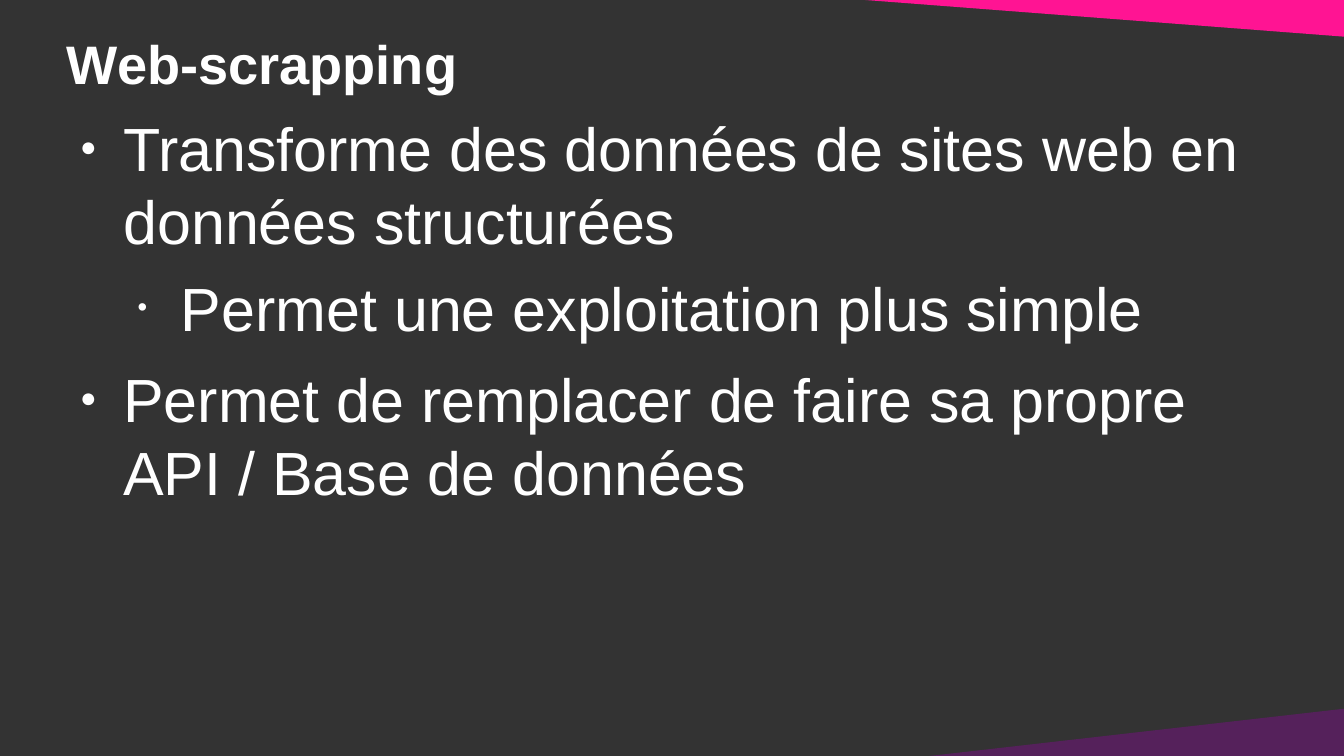
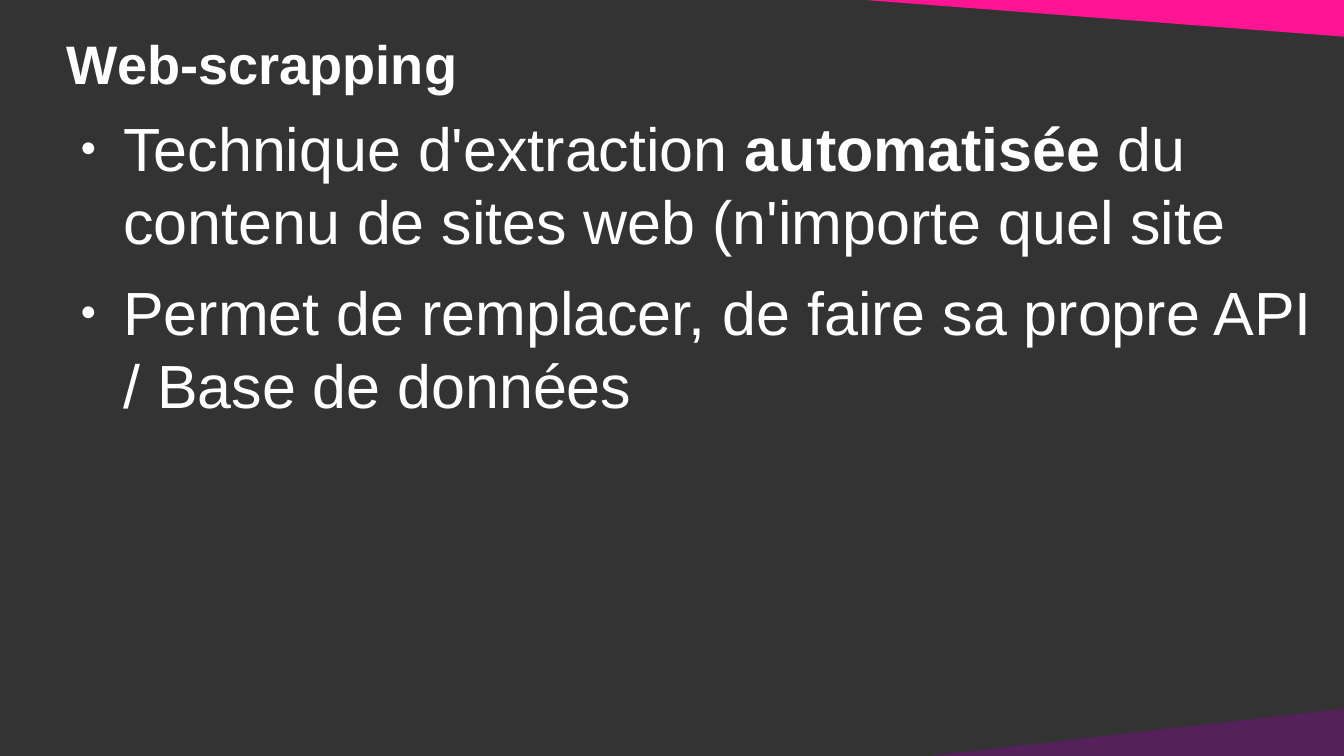
Before and after one commit to DanYellow/cours, a slide deck: slide 6 of data-journalisme-s4/travaux-pratiques/numero-2/presentation.odp. Drawn at 1344x756 pixels with LibreOffice and Linux fonts; fonts in the diff are those of the drawing. Boxes give left, top, right and bottom in pixels: in the first picture for what was removed or moved away, otherwise in the second. Text is boxed around its words. In the diff, an @@ line names an element or a change of style, - is before the commit and + after.

```diff
--- a/data-journalisme-s4/travaux-pratiques/numero-2/presentation.odp
+++ b/data-journalisme-s4/travaux-pratiques/numero-2/presentation.odp
@@ text at [123, 126, 1312, 409]: text changed @@
-● Transforme des données de sites web en données structurées
-  • Permet une exploitation plus simple
-● Permet de remplacer de faire sa propre API / Base de données
+● Technique d'extraction automatisée du contenu de sites web (n'importe quel site
+● Permet de remplacer, de faire sa propre API / Base de données
```
Also in this commit, not shown: 3 other slides changed, 7 other files.
